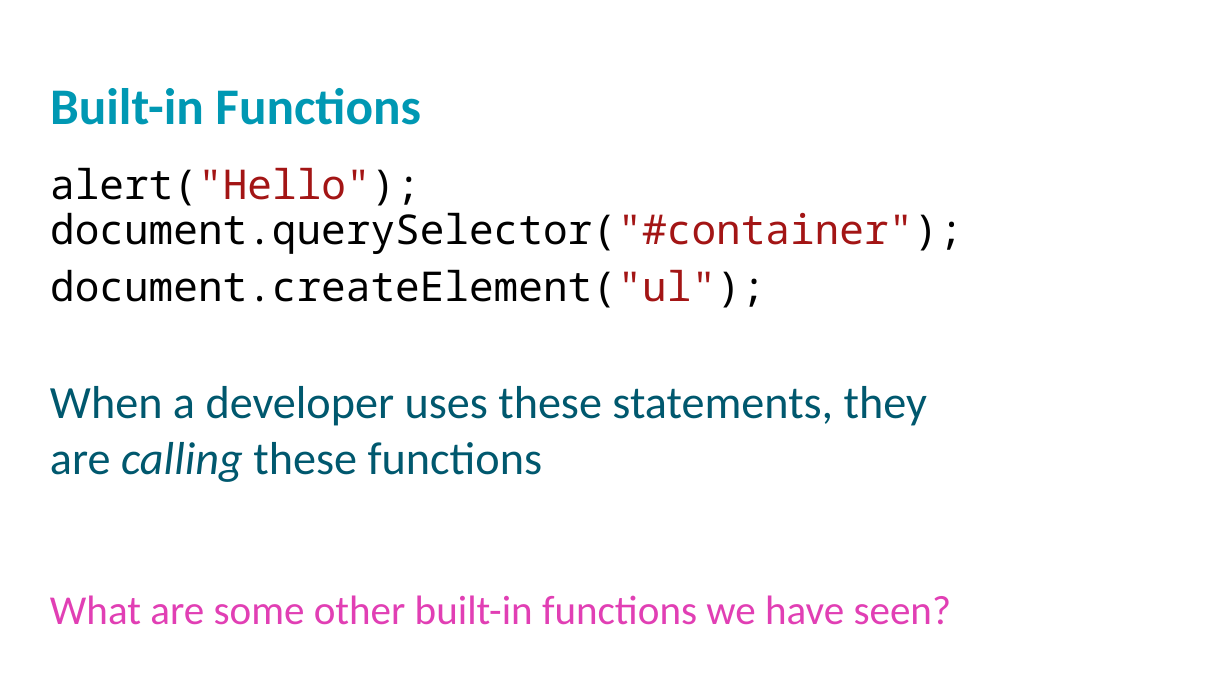
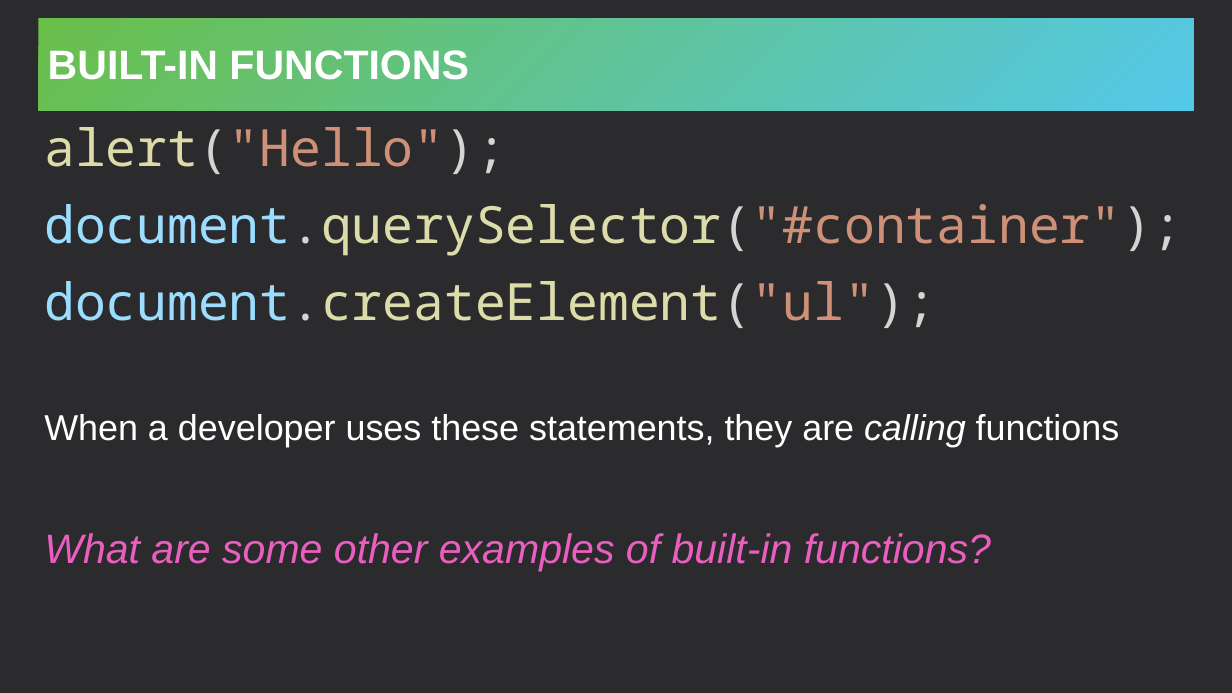
Before and after one commit to hytechclub/web-102, a slide deck: slide 5 of Week08/FunctionParameters.pptx (slide 7 before the commit). Drawn at 1232x693 pixels with LibreOffice and Linux fonts; fonts in the diff are those of the drawing; background and template pictures are left out. Boxes give left, top, right and bottom in pixels: in the first picture for what was removed or moved away, otherwise in the second. Text is boxed around its words. In the diff, an @@ line names an element or a change of style, - is before the commit and + after.

```diff
--- a/Week08/FunctionParameters.pptx
+++ b/Week08/FunctionParameters.pptx
@@ background #FFFFFF to #2B2B2D @@
@@ title "BUILT-IN FUNCTIONS" resized from (x1=50, y1=88, x2=421, y2=125) to (x1=39, y1=18, x2=1194, y2=111) @@
@@ title "BUILT-IN FUNCTIONS" at (x1=39, y1=18, x2=1194, y2=111): vertical alignment top to middle; fill none to gradient #6ABF4B to #54C8E8 @@
@@ title at (x1=48, y1=50, x2=469, y2=80): text changed; size 40 to 32 pt; font Calibri to Arial; text colour #0098B2 to #FFFFFF @@
-Built-in Functions
+BUILT-IN FUNCTIONS
@@ text "alert("Hello");" moved from (x1=50, y1=167, x2=963, y2=308) to (x1=44, y1=127, x2=1183, y2=571) @@
@@ text at (x1=44, y1=127, x2=1183, y2=256): text changed; size 32 to 40 pt; text colour #000000 to #CE9178 @@
-alert("Hello"); document.querySelector("#container");
+alert("Hello");
+document.querySelector("#container");
@@ text at (x1=44, y1=281, x2=936, y2=328): size 32 to 40 pt, text colour #000000 to #9CDCFE, text colour #000000 to #D4D4D4, text colour #000000 to #DCDCAA, text colour #A31515 to #CE9178 in "document.createElement("ul");"; indent changed; line spacing 0.9 to 1; more space between paragraphs @@
@@ text removed at (x1=50, y1=386, x2=927, y2=482) @@
-When a developer uses these statements, they are calling these functions
@@ text at (x1=44, y1=414, x2=1120, y2=571): paragraphs added @@
+When a developer uses these statements, they are calling functions
+What are some other examples of built-in functions?
@@ text removed at (x1=50, y1=595, x2=952, y2=625) @@
-What are some other built-in functions we have seen?
```
Also in this commit, not shown: 7 other slides changed, 1 slide added, 4 slides removed, 2 other files.
